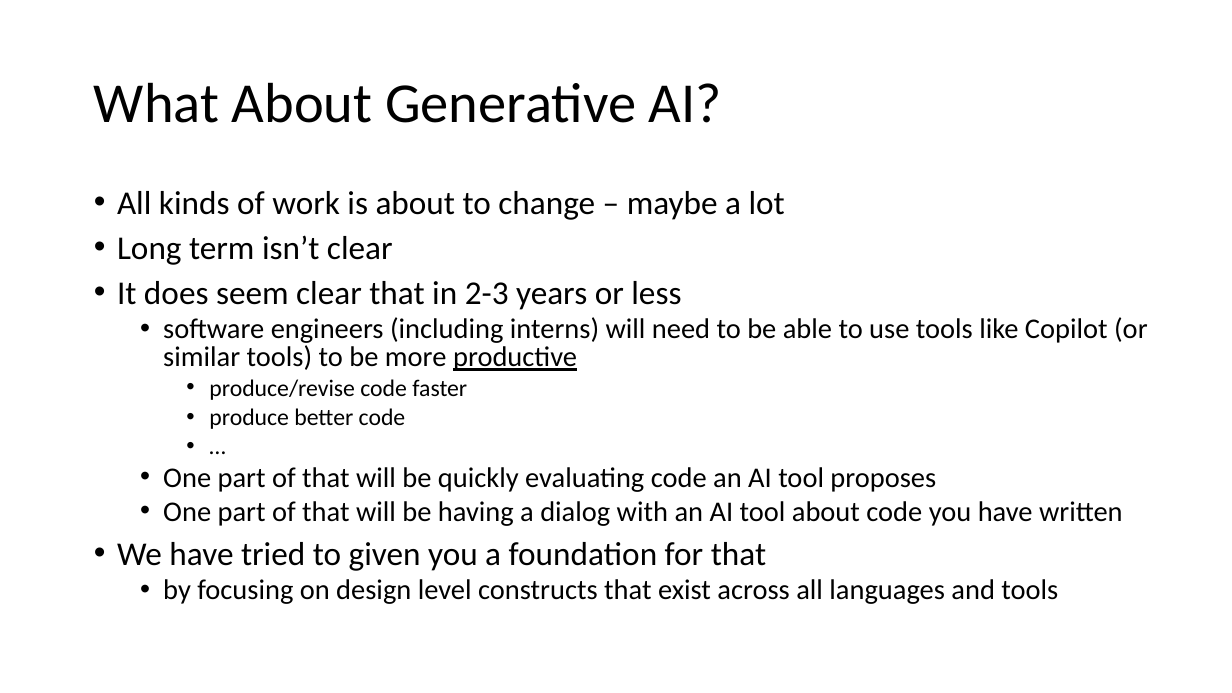
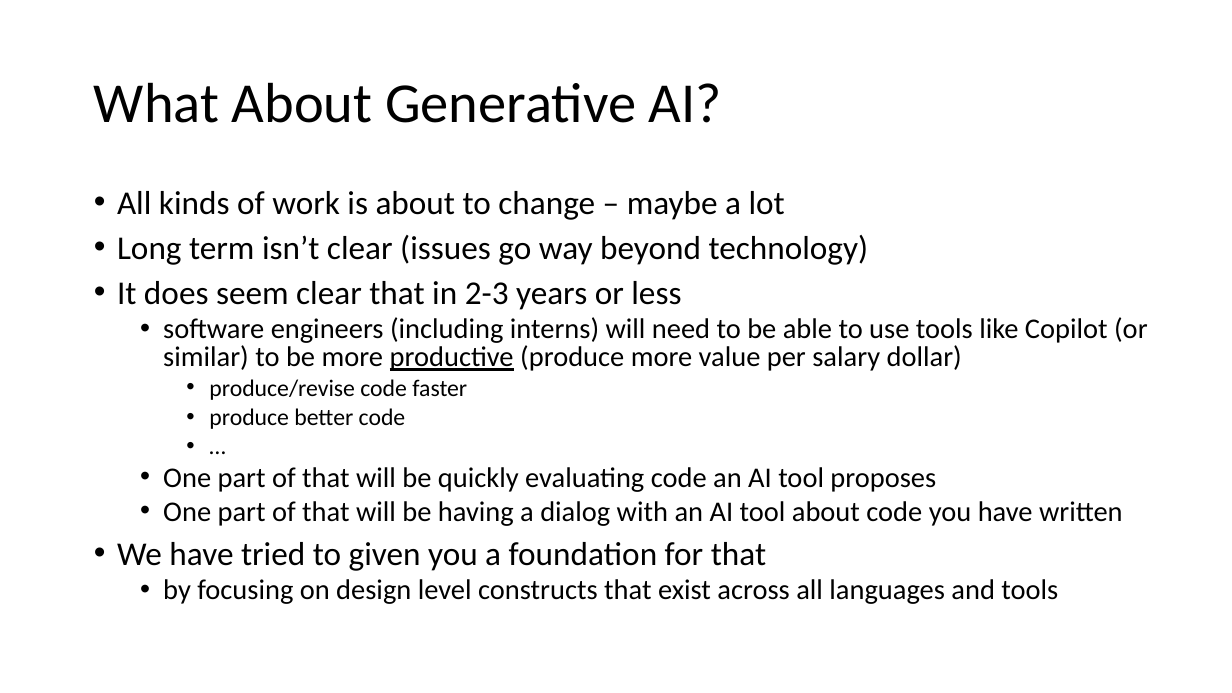
Before and after one commit to GregorKiczales/spd-materials, a slide deck: slide 20 of instructor/l23/lec23-wrap.pptx. Drawn at 1232x693 pixels with LibreOffice and Linux fonts; fonts in the diff are those of the drawing. Boxes give left, top, right and bottom in pixels: in the first picture for what was removed or moved away, otherwise in the second. Text is boxed around its words. In the diff, an @@ line names an element or a change of style, - is before the commit and + after.

```diff
--- a/instructor/l23/lec23-wrap.pptx
+++ b/instructor/l23/lec23-wrap.pptx
@@ text at bbox=[117, 235, 869, 265]: text changed @@
-• Long term isn’t clear
+• Long term isn’t clear (issues go way beyond technology)
@@ text at bbox=[163, 317, 1148, 371]: text changed @@
-  • software engineers (including interns) will need to be able to use tools like Copilot (or similar tools) to be more productive
+  • software engineers (including interns) will need to be able to use tools like Copilot (or similar) to be more productive (produce more value per salary dollar)
```
Also in this commit, not shown: 4 other slides changed, 5 slides added, 4 slides removed, 3 other files.
